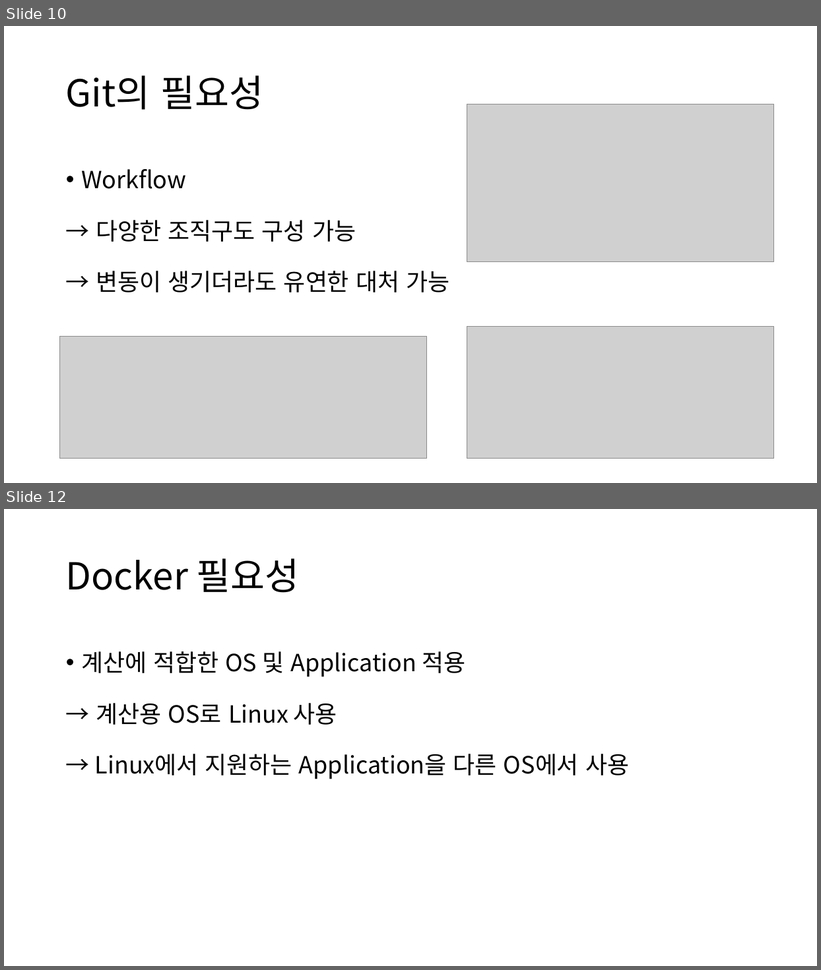
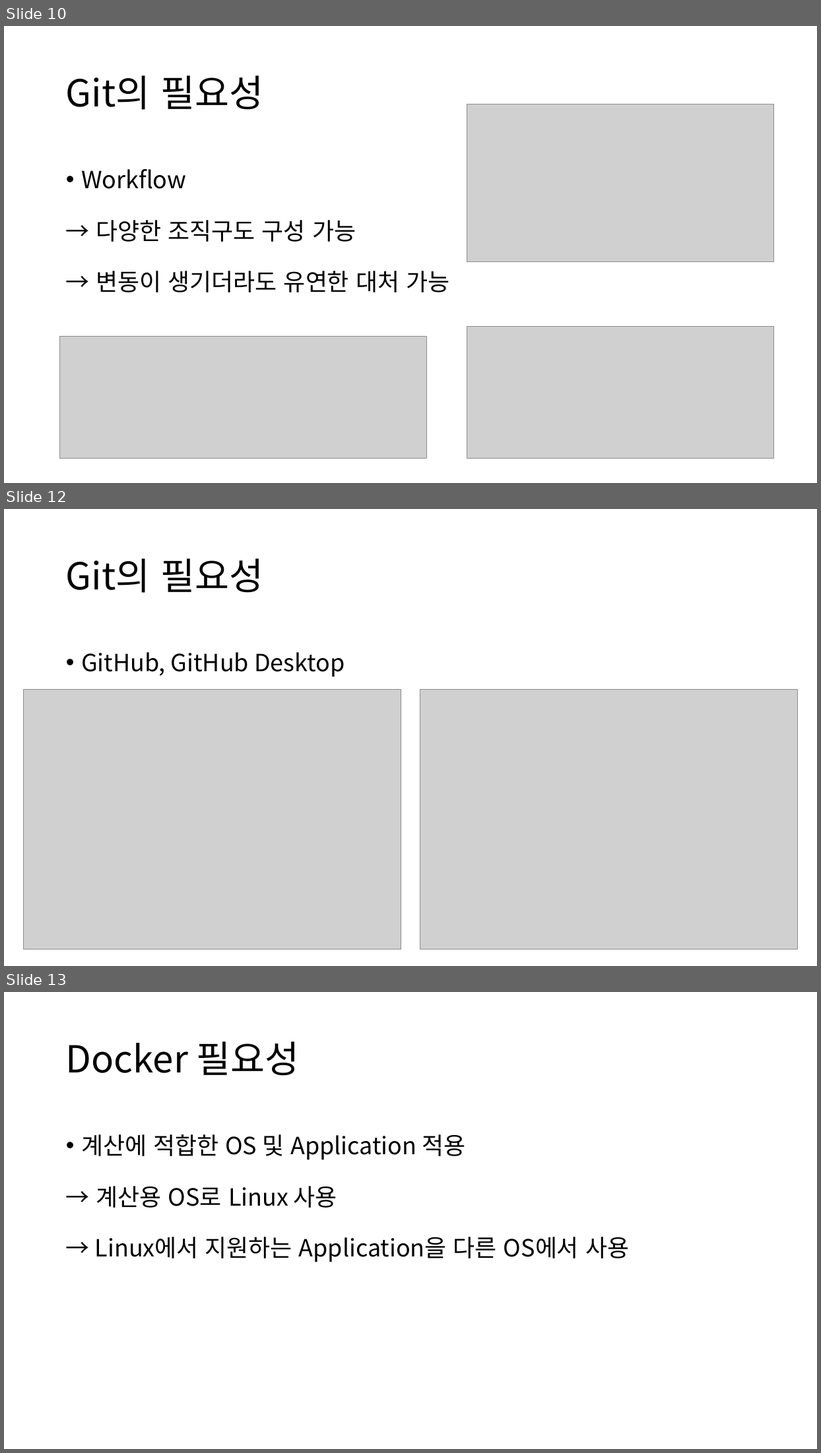
Before and after one commit to RoiDaeyoon/GDS, a slide deck: Git Docker Services.pptx. Shown one above the other, each under a label of ours: slides 10 and 12 before the commit, slides 10, 12 and 13 after it; the slides between them are not shown. The pictures are 821x970 and 821x1453 pixels, drawn with LibreOffice and Linux fonts; fonts in the diff are those of the drawing; grey boxes stand for pictures. Boxes give left, top, right and bottom in pixels: in the first picture for what was removed or moved away, otherwise in the second. Text is boxed around its words. In the diff, an @@ line names an element or a change of style, - is before the commit and + after.

```diff
--- a/Git Docker Services.pptx
+++ b/Git Docker Services.pptx
@@ slide 12 added at [4,509,817,966], background #FFFFFF @@
@@ title added at [66,559,263,593], 44 pt, text #000000 @@
+Git의 필요성
@@ text added at [81,652,345,677], 28 pt, text #000000 @@
+• GitHub, GitHub Desktop
@@ picture added at [24,690,401,949] @@
@@ picture added at [420,690,797,949] @@
@@ what was slide 12 is now slide 13 @@
```
Also in this commit, not shown: 2 slides changed, 9 other slides added, 1 slide removed, 2 other files.
